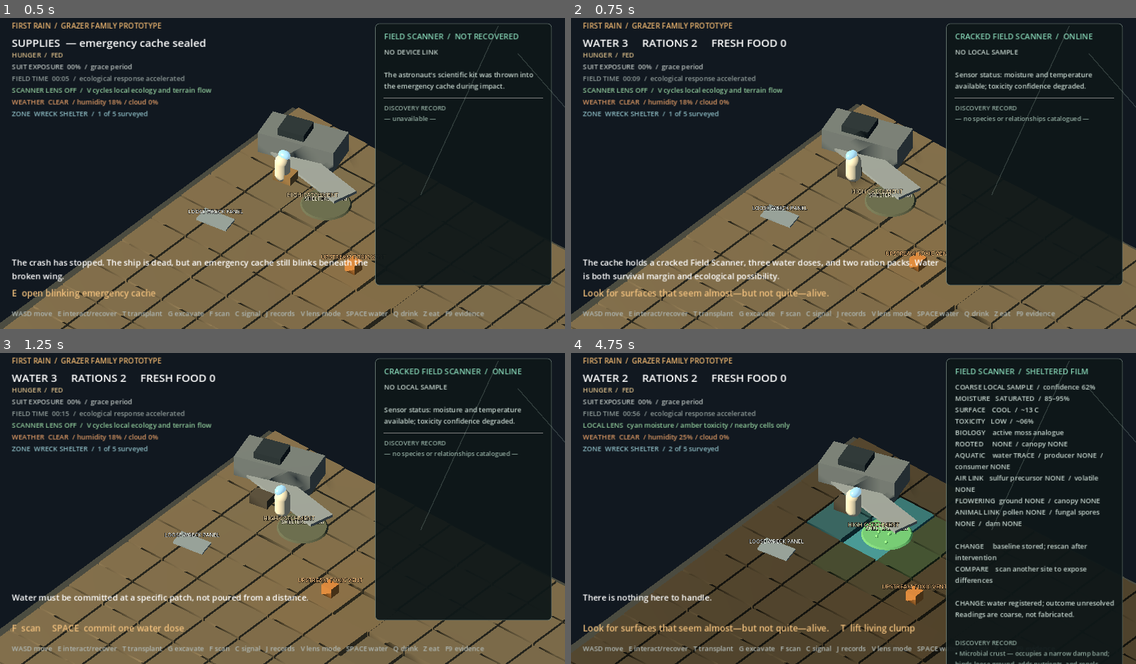
Above: before the commit, frames 1-4 (two rows, left to right).
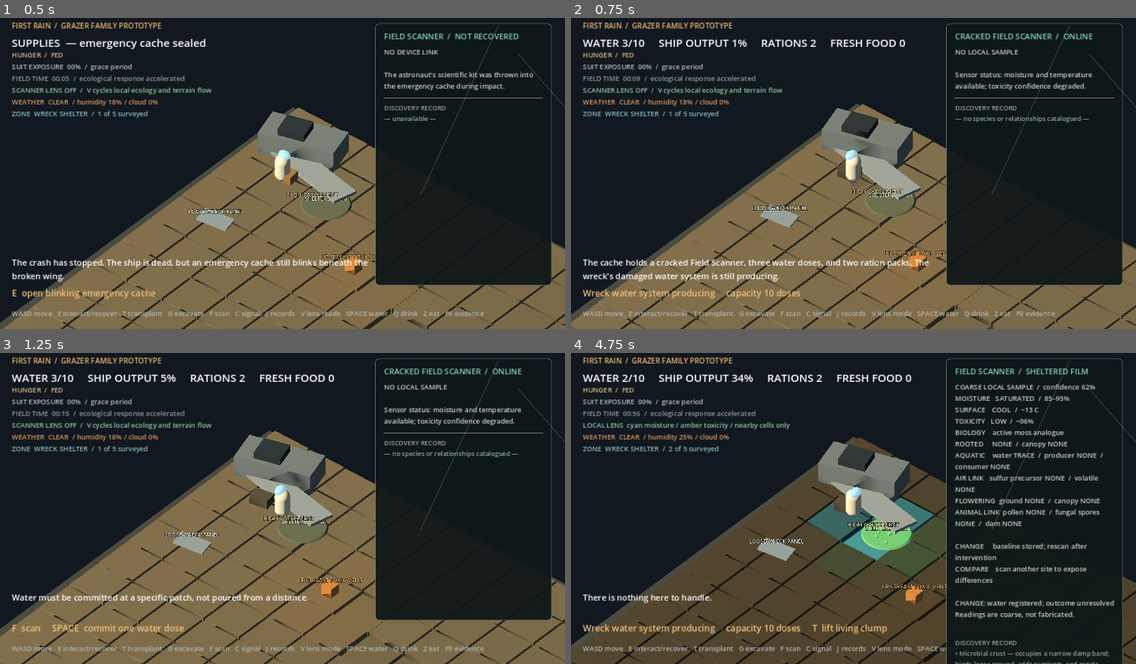
Above: after the commit, the same moments.

Repository: mmullen200/first-rain
Game: Godot game, scene res://main.tscn
The game is run twice, just before and just after one commit, with the same random seed, the same clock (stepped at 60 frames per second) and the same inputs.
Inputs:
- Up to frame 1 (0.5 s): no input
- Up to frame 2 (0.75 s): tap Enter at 0.5 s; hold D from 0.53 s (still down); hold E from 0.53 s (still down)
- Up to frame 3 (1.25 s): keep holding D; keep holding E; tap Space at 0.77 s
- Up to frame 4 (4.75 s): release D at 1.28 s; release E at 1.28 s; hold S 1.28-2.03 s; tap E at 1.35, 3.05, 4.55 s; tap Space at 1.52, 3.02, 3.77, 4.52 s; hold D 2.03-2.78 s; hold E 2.03-2.78 s; tap F at 2.1 s; hold W 2.78-3.53 s; tap V at 2.85 s; hold E 3.53-4.28 s; hold A from 3.53 s (still down); tap G at 3.6 s; tap C at 4.35 s

Frame 1 is identical in both runs. In frame 2, 1.8% of the frame differs, in the area x 2-66%, y 6-91%; in frame 3, 0.8%; in frame 4, 1.6%.

Commit message:
Produce capped water supplies at the wreck

Diff:
--- a/prototypes/godot-first-interaction/main.gd
+++ b/prototypes/godot-first-interaction/main.gd
@@ -14,6 +14,8 @@
 const VOLUNTARY_RECOVERY_SECONDS := 2.0
 const FORCED_RECOVERY_SECONDS := 10.0
 const LAST_WATER_HOLD_SECONDS := 0.75
+const SHIP_WATER_PRODUCTION_SECONDS := 12.0
+const MAX_WATER_DOSES := 10
 const FIELD_TIME_SCALE := 12.0
 const EXPOSED_EXPOSURE_RATE := 0.105
 const MOSS_EXPOSURE_RATE := 0.035
@@ -114,10 +116,7 @@
 var shade_placed_cell := Vector2i(-1, -1)
 var clump_marker: MeshInstance3D
 var carried_clump: Dictionary = {}
-var reservoir_established := false
-var reclaimer_intact := true
-var reclaimer_hold_active := false
-var reclaimer_hold_timer := 0.0
+var ship_water_production_elapsed := 0.0
 var presence_root: Node3D
 var presence_target := Vector3(24.0, 1.3, -3.5)
 var presence_signal_ring: MeshInstance3D
@@ -382,6 +381,7 @@
 	_update_nearby_interactions()
 	_update_exposure(delta)
 	_update_hunger(delta)
+	_update_ship_water_production(delta)
 	_update_ecology(delta)
 	_update_ecology_grid(delta)
 	_update_grazer(delta)
@@ -394,17 +394,12 @@
 	_update_presence_signals(delta)
 	_update_scan_pulse(delta)
 	_update_last_water_hold(delta)
-	_update_reclaimer_hold(delta)
 	if exposure >= 100.0:
 		_force_recovery()
 	_update_interface()
 
 
 func _unhandled_input(event: InputEvent) -> void:
-	if event is InputEventKey and event.keycode == KEY_E and not event.pressed:
-		reclaimer_hold_active = false
-		reclaimer_hold_timer = 0.0
-		return
 	if event is InputEventKey and event.keycode == KEY_SPACE and not event.pressed:
 		last_water_hold_active = false
 		last_water_hold_timer = 0.0
@@ -1244,11 +1239,11 @@
 		else:
 			prompt_label.text = "The film is unusual, but bare eyes reveal little."
 	elif near_refuge:
-		prompt_label.text = "E  refill one canister     F  scan reservoir" if reservoir_established else "F  scan the bare depression     SPACE  commit water here"
-	elif cache_opened and _at_wreck() and water_doses == 0 and not reservoir_established and reclaimer_intact:
-		prompt_label.text = "HOLD E  reclaim one emergency water / permanently slow recovery"
+		prompt_label.text = "F  scan standing water" if refuge_watered else "F  scan the bare depression     SPACE  commit water here"
 	elif cache_opened and _at_wreck() and exposure > 0.5:
 		prompt_label.text = "E  recover at the wreck while the ecosystem continues"
+	elif cache_opened and _at_wreck():
+		prompt_label.text = "Wreck water system producing     capacity %d doses" % MAX_WATER_DOSES
 	elif not scanner_recovered:
 		prompt_label.text = "The wreck's blinking cache may contain usable instruments."
 	else:
@@ -1262,9 +1257,7 @@
 	if presence_root.visible:
 		prompt_label.text += "     C  signal toward nearby subject"
 	if last_water_hold_active:
-		prompt_label.text = "HOLD SPACE  final water dose  %d%%" % roundi(100.0 * last_water_hold_timer / LAST_WATER_HOLD_SECONDS)
-	if reclaimer_hold_active:
-		prompt_label.text = "HOLD E  dismantle life-support reclaimer  %d%%" % roundi(100.0 * reclaimer_hold_timer / LAST_WATER_HOLD_SECONDS)
+		prompt_label.text = "HOLD SPACE  last available water dose  %d%%" % roundi(100.0 * last_water_hold_timer / LAST_WATER_HOLD_SECONDS)
 
 
 func _update_exposure(delta: float) -> void:
@@ -1347,7 +1340,7 @@
 	last_water_hold_active = true
 	last_water_hold_timer = 0.0
 	last_water_hold_target = "refuge" if near_refuge else nearest_patch
-	_set_status("This is the final carried water dose. Hold SPACE to commit it; release to keep it.")
+	_set_status("This is the last water dose currently available. Hold SPACE to commit it; the wreck is still producing.")
 
 
 func _update_last_water_hold(delta: float) -> void:
@@ -1370,7 +1363,7 @@
 
 func _recover_at_wreck(forced: bool) -> void:
 	var before := _observed_recovery_state()
-	var elapsed := FORCED_RECOVERY_SECONDS if forced or not reclaimer_intact else VOLUNTARY_RECOVERY_SECONDS
+	var elapsed := FORCED_RECOVERY_SECONDS if forced else VOLUNTARY_RECOVERY_SECONDS
 	var command_id := ""
 	if not forced:
 		command_id = _record_command("recover", "wreck", {"elapsed": elapsed})
@@ -2603,12 +2596,11 @@
 			_set_status("The depression already holds the last intervention. Observe its response before committing water elsewhere.")
 			return
 		if water_doses <= 0:
-			_set_status("No water remains to test the Presence's indicated refuge.")
+			_set_status("No water is ready. The wreck's water system is producing another dose.")
 			return
 		var command_id := _record_command("water", "refuge", {"doses": 1})
 		water_doses -= 1
 		refuge_watered = true
-		reservoir_established = true
 		ecology_started = true
 		ecology.add_water(Vector2(refuge_position.x, refuge_position.z), 0.72, 4.0)
 		var refuge_cell: Vector2i = ecology.world_to_cell(Vector2(refuge_position.x, refuge_position.z))
@@ -2616,16 +2608,16 @@
 		evidence.checkpoint(ecology.tick, "player_intervention", _evidence_snapshot())
 		if refuge_signal_acknowledged:
 			_begin_presence_signal("invitation", refuge_position, astronaut.position)
-			_set_status("Water sinks into the depression and collects above the sealed substrate as a provisional reservoir. The flame answers around both participants.", 2.6)
+			_set_status("Water settles into the depression above the sealed substrate. The finite pool changes the nearby habitat, and the flame answers around both participants.", 2.6)
 		else:
 			_begin_presence_signal("focus", refuge_position)
-			_set_status("Water collects in the terrain-bound depression as a provisional reservoir. The flame repeats its focus pulse at the changing cells.", 2.6)
+			_set_status("Water settles into the terrain-bound depression as a finite pool. The flame repeats its focus pulse at the changing cells.", 2.6)
 		return
 	if nearest_patch == "":
 		_set_status("Water must be committed at a specific patch, not poured from a distance.")
 		return
 	if water_doses <= 0:
-		_set_status("No water remains. Restart to test another hypothesis.")
+		_set_status("No water is ready. The wreck's water system is producing another dose.")
 		return
 
 	var patch: Dictionary = patches[nearest_patch]
@@ -2666,15 +2658,6 @@
 	if nearest_harvest_cell.x >= 0:
 		_harvest_fruiting()
 		return
-	if near_refuge and reservoir_established and water_doses < 3:
-		var command_id := _record_command("refill", "reservoir", {"canisters": 1})
-		water_doses += 1
-		evidence.record_event(ecology.tick, "survival.canister_refilled", "reservoir:refuge", [command_id], {"water": water_doses})
-		_set_status("The astronaut refills one empty canister from the terrain-bound reservoir. More water remains here, not in the suit.")
-		return
-	if cache_opened and _at_wreck() and water_doses == 0 and not reservoir_established and reclaimer_intact:
-		_request_reclaimer_dismantle()
-		return
 	if cache_opened and _at_wreck() and exposure > 0.5:
 		_recover_at_wreck(false)
 		return
@@ -2702,6 +2685,7 @@
 	cache_opened = true
 	scanner_recovered = true
 	water_doses = 3
+	ship_water_production_elapsed = 0.0
 	ration_packs = 2
 	evidence.record_event(ecology.tick, "survival.supplies_recovered", "emergency_cache", [command_id], {"water": water_doses, "rations": ration_packs, "scanner": true})
 	emergency_cache.material_override = _material(Color("4e483e"), 0.92)
@@ -2711,7 +2695,7 @@
 	scanner_title.text = "CRACKED FIELD SCANNER  /  ONLINE"
 	scanner_readout.text = "NO LOCAL SAMPLE\n\nSensor status: moisture and temperature available; toxicity confidence degraded."
 	_update_discovery_readout()
-	_set_status("The cache holds a cracked Field Scanner, three water doses, and two ration packs. Water is both survival margin and ecological possibility.")
+	_set_status("The cache holds a cracked Field Scanner, three water doses, and two ration packs. The wreck's damaged water system is still producing.")
 
 
 func _use_water_for_survival() -> void:
@@ -2719,7 +2703,7 @@
 		_set_status("The astronaut's personal water remains locked in the emergency cache.")
 		return
 	if water_doses <= 0:
-		_set_status("No water remains for the astronaut or the ecosystem.")
+		_set_status("No water is ready. The wreck's water system is producing another dose.")
 		return
 	if _at_wreck():
 		_set_status("The wreck can recover the suit without spending water. Save carried water for field emergencies or ecological intervention.")
@@ -2847,35 +2831,20 @@
 		_set_status("The %s clump is seated intact. The source has paid the cost; only later growth or decay will show whether this site works." % resource)
 
 
-func _request_reclaimer_dismantle() -> void:
-	if reclaimer_hold_active:
-		return
-	reclaimer_hold_active = true
-	reclaimer_hold_timer = 0.0
-	_set_status("Hold E to dismantle the life-support reclaimer: gain one water dose, but all future voluntary recovery advances the longer interval.")
-
-
-func _update_reclaimer_hold(delta: float) -> void:
-	if not reclaimer_hold_active:
-		return
-	if not Input.is_key_pressed(KEY_E) or not _at_wreck():
-		reclaimer_hold_active = false
-		reclaimer_hold_timer = 0.0
-		return
-	reclaimer_hold_timer += delta
-	if reclaimer_hold_timer < LAST_WATER_HOLD_SECONDS:
-		return
-	reclaimer_hold_active = false
-	reclaimer_hold_timer = 0.0
-	_dismantle_reclaimer()
-
-
-func _dismantle_reclaimer() -> void:
-	var command_id := _record_command("dismantle", "wreck_life_support_reclaimer")
-	reclaimer_intact = false
-	water_doses = 1
-	evidence.record_event(ecology.tick, "survival.reclaimer_dismantled", "wreck_life_support_reclaimer", [command_id], {"water": 1, "voluntary_recovery_seconds": FORCED_RECOVERY_SECONDS})
-	_set_status("One sealed reserve becomes usable water. The wreck remains safe, but rapid suit servicing is permanently gone.")
+func _update_ship_water_production(delta: float) -> void:
+	if not cache_opened:
+		return
+	if water_doses >= MAX_WATER_DOSES:
+		water_doses = MAX_WATER_DOSES
+		ship_water_production_elapsed = 0.0
+		return
+	ship_water_production_elapsed += delta
+	while ship_water_production_elapsed >= SHIP_WATER_PRODUCTION_SECONDS and water_doses < MAX_WATER_DOSES:
+		ship_water_production_elapsed -= SHIP_WATER_PRODUCTION_SECONDS
+		water_doses += 1
+		evidence.record_event(ecology.tick, "survival.ship_water_produced", "wreck_water_system", [], {"water": water_doses, "capacity": MAX_WATER_DOSES})
+	if water_doses >= MAX_WATER_DOSES:
+		ship_water_production_elapsed = 0.0
 
 
 func _update_interface() -> void:
@@ -2884,7 +2853,8 @@
 	zone_label.text = "ZONE  %s  /  %d of 5 surveyed" % [current_zone, visited_zones.size()]
 	if cache_opened:
 		var bulky := "     BULKY  %s CLUMP" % String(carried_clump["resource"]).to_upper() if not carried_clump.is_empty() else ("     BULKY  SHADE PANEL" if carrying_shade else "")
-		water_label.text = "WATER %d     RATIONS %d     FRESH FOOD %d%s" % [water_doses, ration_packs, fresh_food, bulky]
+		var ship_output := "MAX" if water_doses >= MAX_WATER_DOSES else "%d%%" % floori(100.0 * ship_water_production_elapsed / SHIP_WATER_PRODUCTION_SECONDS)
+		water_label.text = "WATER %d/%d     SHIP OUTPUT %s     RATIONS %d     FRESH FOOD %d%s" % [water_doses, MAX_WATER_DOSES, ship_output, ration_packs, fresh_food, bulky]
 	else:
 		water_label.text = "SUPPLIES  — emergency cache sealed"
 	var exposure_state := "grace period"
--- a/prototypes/godot-first-interaction/tests/toolkit_economy_test.gd
+++ b/prototypes/godot-first-interaction/tests/toolkit_economy_test.gd
@@ -34,22 +34,41 @@
 		_fail("forced recovery did not leave the bulky panel in the field")
 		return
 	scene.water_doses = 0
-	scene.reservoir_established = true
+	scene.ship_water_production_elapsed = 0.0
+	scene.cache_opened = false
+	scene._update_ship_water_production(scene.SHIP_WATER_PRODUCTION_SECONDS)
+	if scene.water_doses != 0:
+		_fail("wreck produced water before the emergency cache was opened")
+		return
+	scene.cache_opened = true
+	scene.field_review_open = true
+	scene._physics_process(scene.SHIP_WATER_PRODUCTION_SECONDS)
+	if scene.water_doses != 0 or scene.ship_water_production_elapsed != 0.0:
+		_fail("wreck produced water while the Basin Survey paused the simulation")
+		return
+	scene.field_review_open = false
+	scene._update_ship_water_production(scene.SHIP_WATER_PRODUCTION_SECONDS - 0.1)
+	if scene.water_doses != 0:
+		_fail("wreck produced water before a full production interval")
+		return
+	scene._update_ship_water_production(0.1)
+	if scene.water_doses != 1:
+		_fail("wreck did not produce exactly one water dose per interval")
+		return
+	scene._update_ship_water_production(scene.SHIP_WATER_PRODUCTION_SECONDS * 20.0)
+	if scene.water_doses != scene.MAX_WATER_DOSES:
+		_fail("wreck water production did not stop at its ten-dose capacity")
+		return
+	scene.water_doses = 0
+	scene.refuge_watered = true
 	scene.refuge_revealed = true
 	scene.astronaut.position = scene.refuge_position
 	scene._update_nearby_interactions()
 	scene._interact()
-	if scene.water_doses != 1:
-		_fail("reservoir did not refill exactly one canister")
+	if scene.water_doses != 0:
+		_fail("the one-dose depression created renewable water")
 		return
-	scene.water_doses = 0
-	scene.reservoir_established = false
-	scene.reclaimer_intact = true
-	scene._dismantle_reclaimer()
-	if scene.water_doses != 1 or scene.reclaimer_intact:
-		_fail("reclaimer sacrifice did not exchange servicing for water")
-		return
-	print("PASS: toolkit supports free shade placement, persistent bulky drops, reservoir refill, and irreversible reclaimer sacrifice")
+	print("PASS: toolkit supports free shade placement, persistent bulky drops, capped wreck water production, and a finite depression pool")
 	quit(0)
 
 func _fail(message: String) -> void:
Not shown, changed: CONTEXT.md
Not shown, changed: prototypes/godot-first-interaction/README.md
